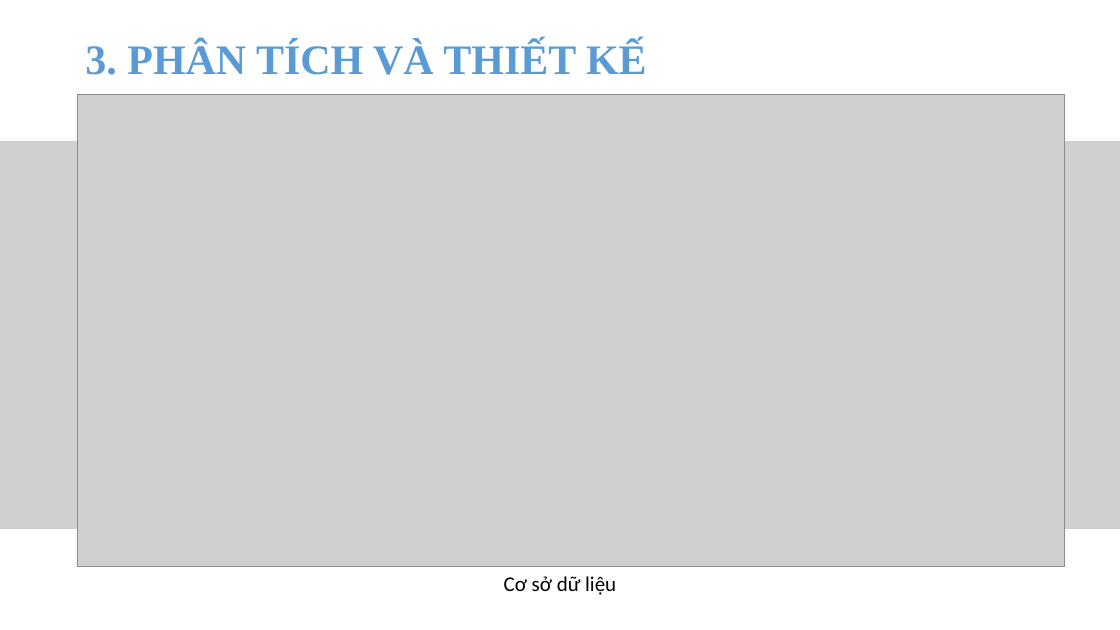
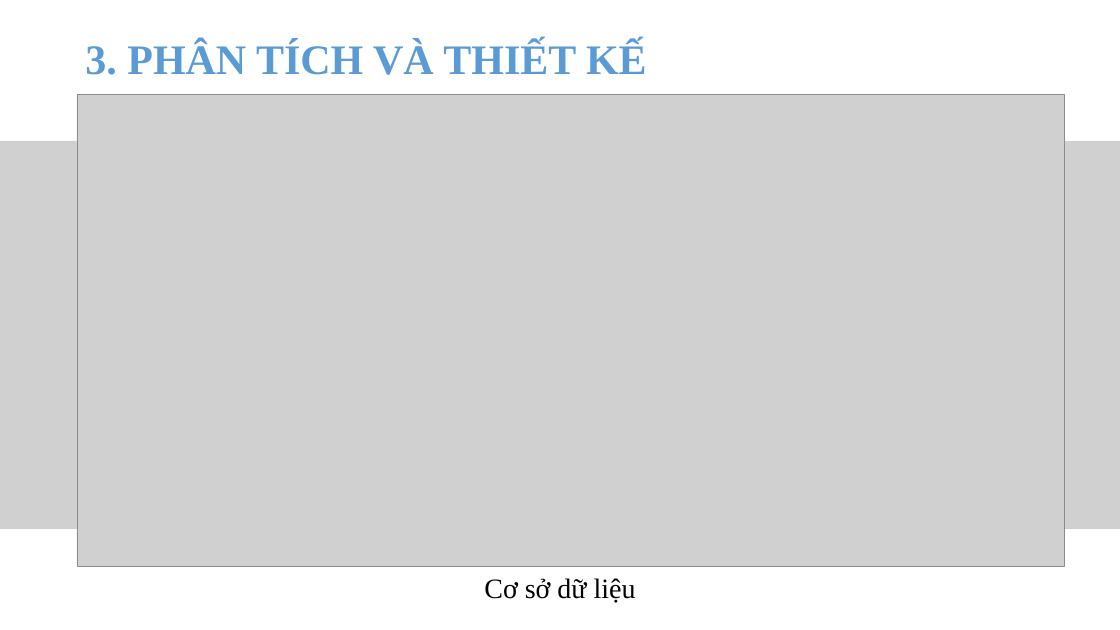
Before and after one commit to thuanvo2405/Ticket_Booking_App, a slide deck: slide 7 of SlideBaoVe.pptx. Drawn at 1120x630 pixels with LibreOffice and Linux fonts; fonts in the diff are those of the drawing; grey boxes stand for pictures. Boxes give left, top, right and bottom in pixels: in the first picture for what was removed or moved away, otherwise in the second. Text is boxed around its words. In the diff, an @@ line names an element or a change of style, - is before the commit and + after.

```diff
--- a/SlideBaoVe.pptx
+++ b/SlideBaoVe.pptx
@@ text "Cơ sở dữ liệu" at [484,578,636,603]: size 18 to 24 pt, font Calibri to Times New Roman @@
```
Also in this commit, not shown: 5 other slides changed, 5 other files.
